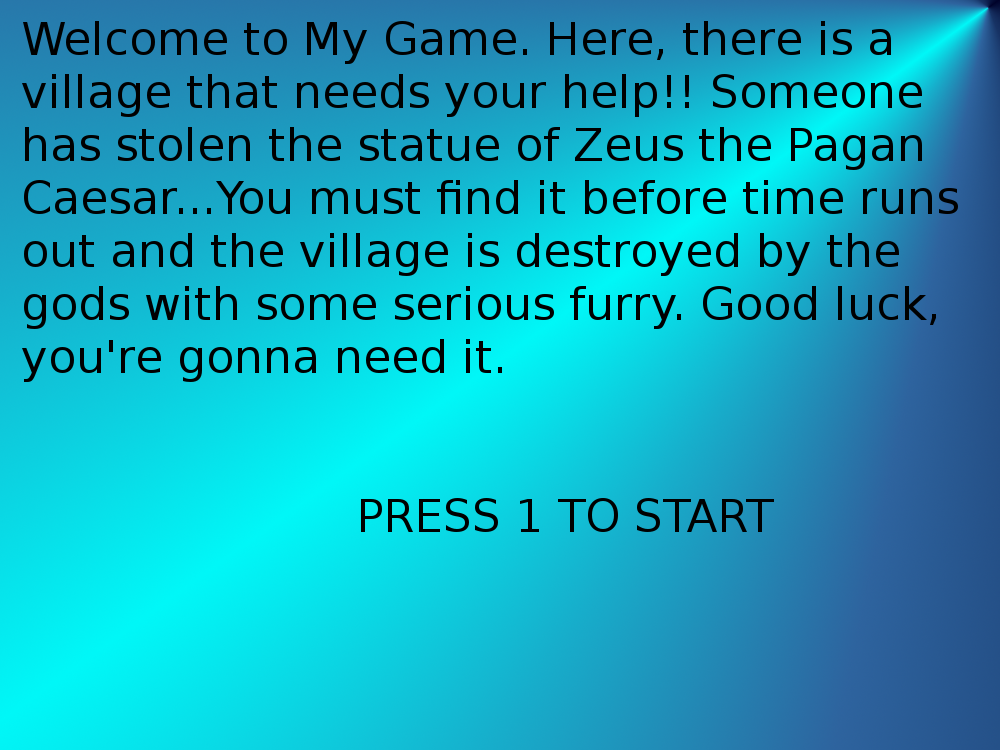
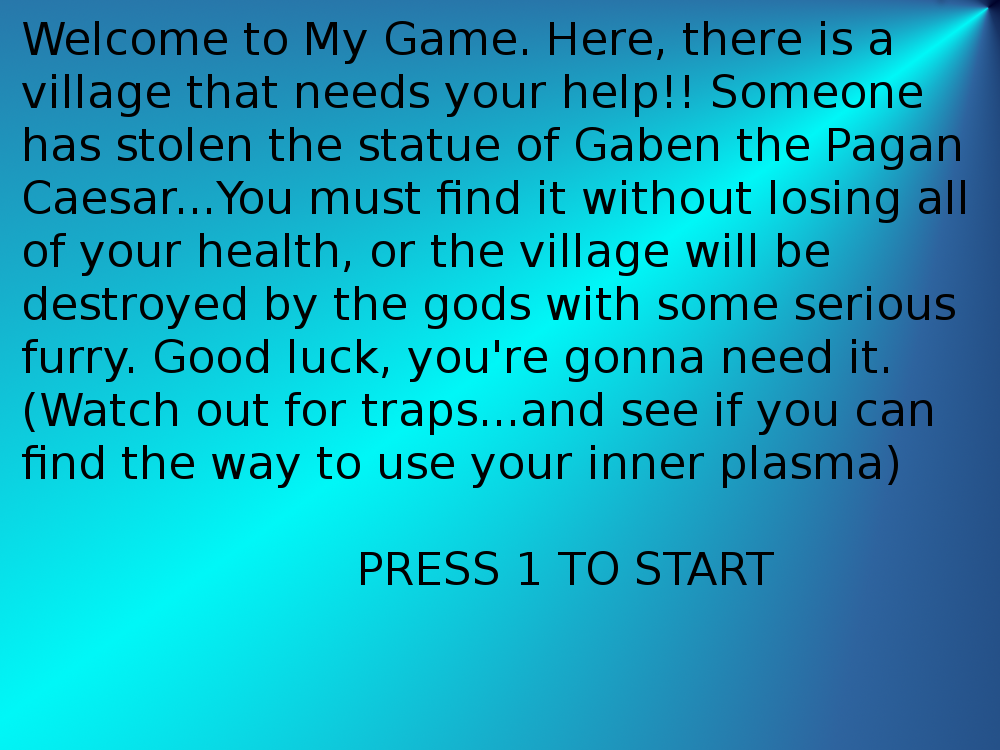
Revision of a layered w=1000, h=750 image; what changed, layer by layer:
painted on "Welcome to My Game. Here, ther..." over left=22, top=127, right=965, bottom=585
painted on "Layer" over left=934, top=0, right=948, bottom=7
